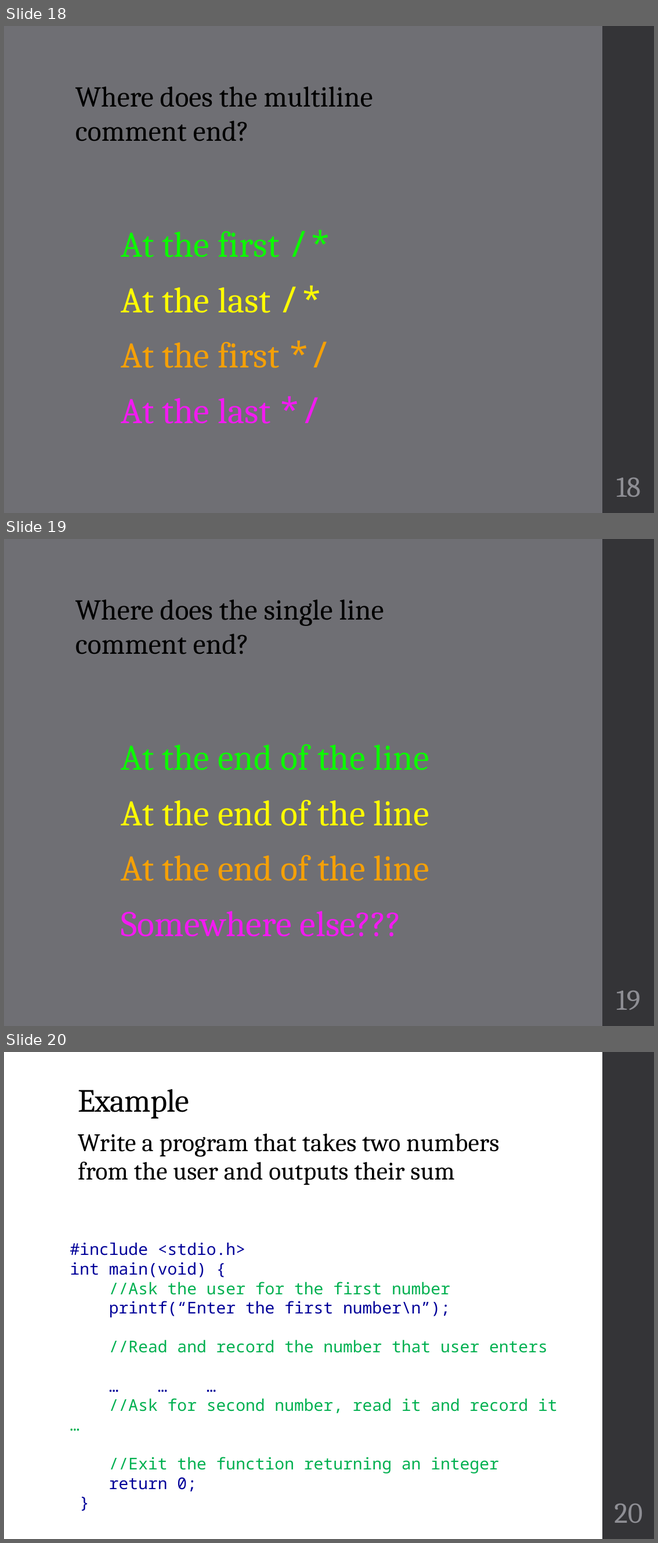
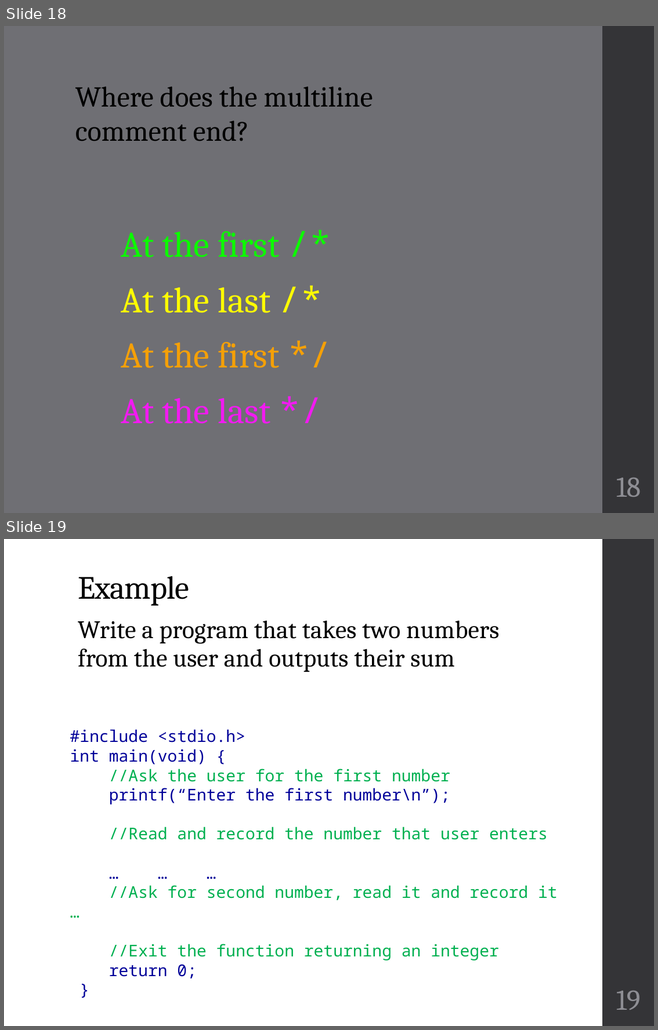
Before and after one commit to geneti/cse220_2020fall, a slide deck: Lectures/cse220-02-fundamentals.pptx. Shown one above the other, each under a label of ours: slides 18, 19 and 20 before the commit, slides 18 and 19 after it. The pictures are 658x1543 and 658x1030 pixels, drawn with LibreOffice and Linux fonts; fonts in the diff are those of the drawing. Boxes give left, top, right and bottom in pixels: in the first picture for what was removed or moved away, otherwise in the second. Text is boxed around its words. In the diff, an @@ line names an element or a change of style, - is before the commit and + after.

```diff
--- a/Lectures/cse220-02-fundamentals.pptx
+++ b/Lectures/cse220-02-fundamentals.pptx
@@ slide 19 removed at (x1=4, y1=539, x2=654, y2=1026), background #6F6F74; not listed: 1 template element that a slide beside it also shows @@
@@ text removed at (x1=75, y1=599, x2=384, y2=654) @@
-Where does the single line comment end?
@@ text removed at (x1=121, y1=744, x2=429, y2=937) @@
-• At the end of the line
-• At the end of the line
-• At the end of the line
-• Somewhere else???
@@ page number removed at (x1=616, y1=991, x2=640, y2=1010) @@
-19
@@ what was slide 20 is now slide 19 @@
@@ page number at (x1=616, y1=991, x2=640, y2=1010): text changed @@
-20
+19
```
Also in this commit, not shown: 1 slide changed.
